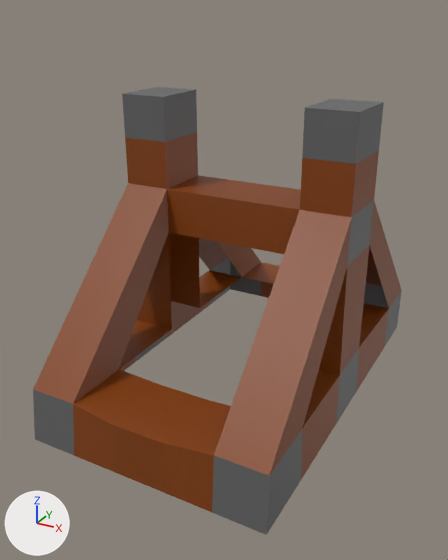
One commit to the OBJ model scenes/tile_units/siege_engine/trebuchet/trebuchet_body.obj: the scene before it, then after it.
The view is the same before and after, from a 50 mm lens placed at (0.562, -1.071, 0.734), pointed at (-0.015, -0.022, 0.21). Arrows for +X, +Y and +Z are at lower left; the lights stay in place. The older version comes first. Where no turn or scale is listed for an object, it has been applied to the vertices.

The first picture shows 'trebuchet_body'.
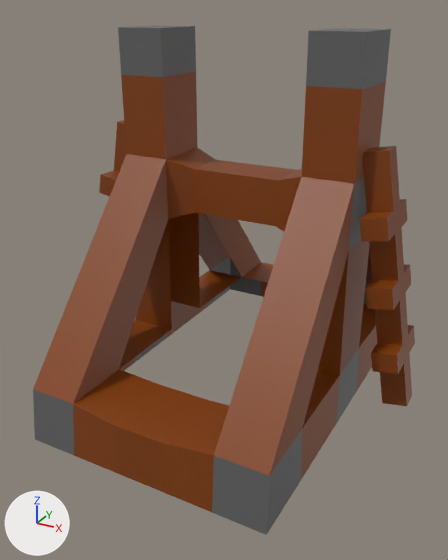
Boxes (x1, y1, x2, y2) around the edits, measured in the pictures (448 x 560 px; the box of a moved part takes in the faces that stretch with it):
'trebuchet_body', reshaped (14% taller)
    before: (33, 87, 402, 535)
    after: (33, 25, 415, 535)
part 1 of me_trebuchet_body, added (brown)
    after: (359, 146, 415, 406)
part 2 of me_trebuchet_body, added (brown)
    after: (99, 120, 126, 196)
part 3 of me_trebuchet_body, moved or reshaped
    before: (34, 87, 402, 476)
    after: (34, 25, 391, 476)

Patch to the scene script:
```diff
--- a/scenes/tile_units/siege_engine/trebuchet/trebuchet_body.obj.py
+++ b/scenes/tile_units/siege_engine/trebuchet/trebuchet_body.obj.py
@@ me_trebuchet_body @@
 # used by ob_trebuchet_body; location = (0.0, 0.0, 0.0)
-me_trebuchet_body.from_pydata(...)  # 84 vertices, 73 faces; spans x -0.255..0.255, y -0.369..0.455, z -0.054..0.575
+me_trebuchet_body.from_pydata(...)  # 204 vertices, 159 faces; spans x -0.383..0.383, y -0.369..0.455, z -0.054..0.7
+# me_trebuchet_body part 1: a new loose piece of 56 vertices spanning x 0.246..0.383, y -0.034..0.1, z -0.001..0.508, in mat_material_033 (brown #833e00)
+# me_trebuchet_body part 2: a new loose piece of 56 vertices spanning x -0.383..-0.246, y -0.036..0.098, z 0.0..0.51, in mat_material_033 (brown #833e00)
+# me_trebuchet_body part 3
+# 3 faces are deleted
+# 12 vertices in x -0.251..0.251, y -0.026..0.102, z 0.486..0.575 move by (0.0, 0.0, 0.125)
+# 8 vertices in x -0.251..0.251, y -0.025..0.104, z 0.294..0.295 move by (0.0, 0.0, 0.03)
+# 4 vertices in x -0.251..0.251, y 0.104, z 0.389 move by (0.0, 0.0, 0.063)
+# 4 vertices in x -0.248..0.248, y -0.025, z 0.389 move by (0.0, 0.0, 0.062)
+# 4 vertices in x -0.251..0.251, y 0.103, z 0.487 move by (0.0, 0.0, 0.124)
+# 8 vertices are added at x -0.094..0.094, y -0.008..0.086, z 0.342..0.434
+# 9 new faces join them, mat_material_033 (brown #833e00)
 me_trebuchet_body.materials.append(mat_material_033)
```
